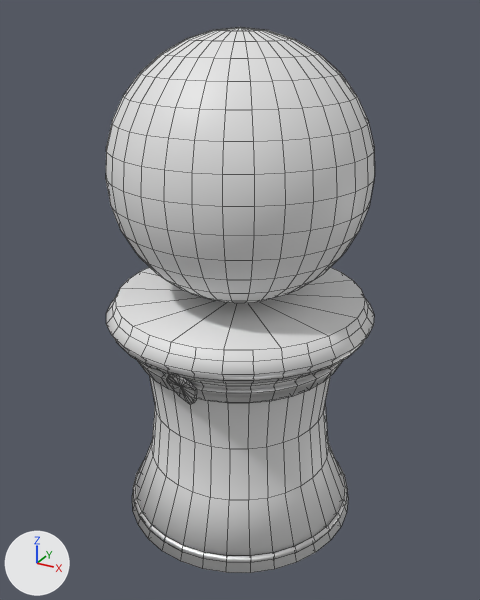
Before and after pictures for a commit that changed the Blender file VRC-Shader-Fun/Assets/Props/Shader Pedistal/Blender/Shader Pedistal.blend.
Camera for both pictures: a camera (50 mm lens) standing at (1.2, -2.19, 2.06) and looking at (0.01, -0.01, 0.97). The lights are fixed; the arrows at lower left show +X, +Y and +Z. Mesh edges are drawn as thin lines.

Objects in the first picture: 'Shader Pedistal', 'Shader Sphere'.
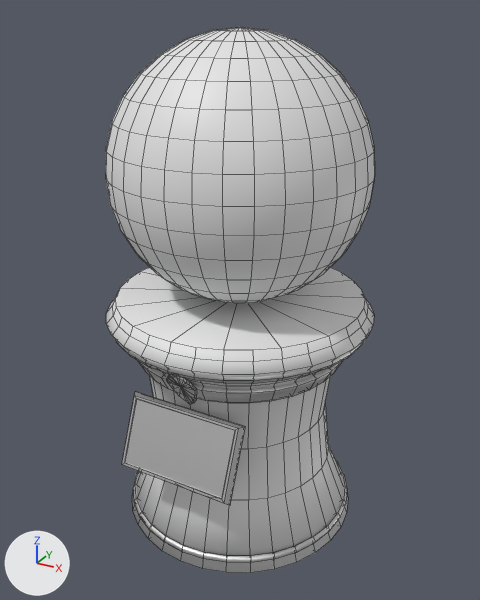
Where the change shows, as pixel boxes [x1, y1, x2, y2] in the pictures (480 x 600 px):
'Description Plaque', added: after [122, 392, 246, 505]

Edits to the bpy script that builds the scene:
```text
Add me_cube:
    me_cube.from_pydata(...)  # 20 vertices, 18 faces; spans x -1.06..1.06, y -1.0..1.0, z -1.06..1.06
    me_cube.materials.append(mat_brass)  # its picture is missing
Add ob_description_plaque:
    ob_description_plaque = bpy.data.objects.new('Description Plaque', me_cube)
    ob_description_plaque.location = (0.0, -0.465, 0.543)
    ob_description_plaque.rotation_euler = (-0.396, 0.0, 0.0)  # degrees (-23, 0, 0)
    ob_description_plaque.scale = (0.232, 0.0232, 0.139)
```
